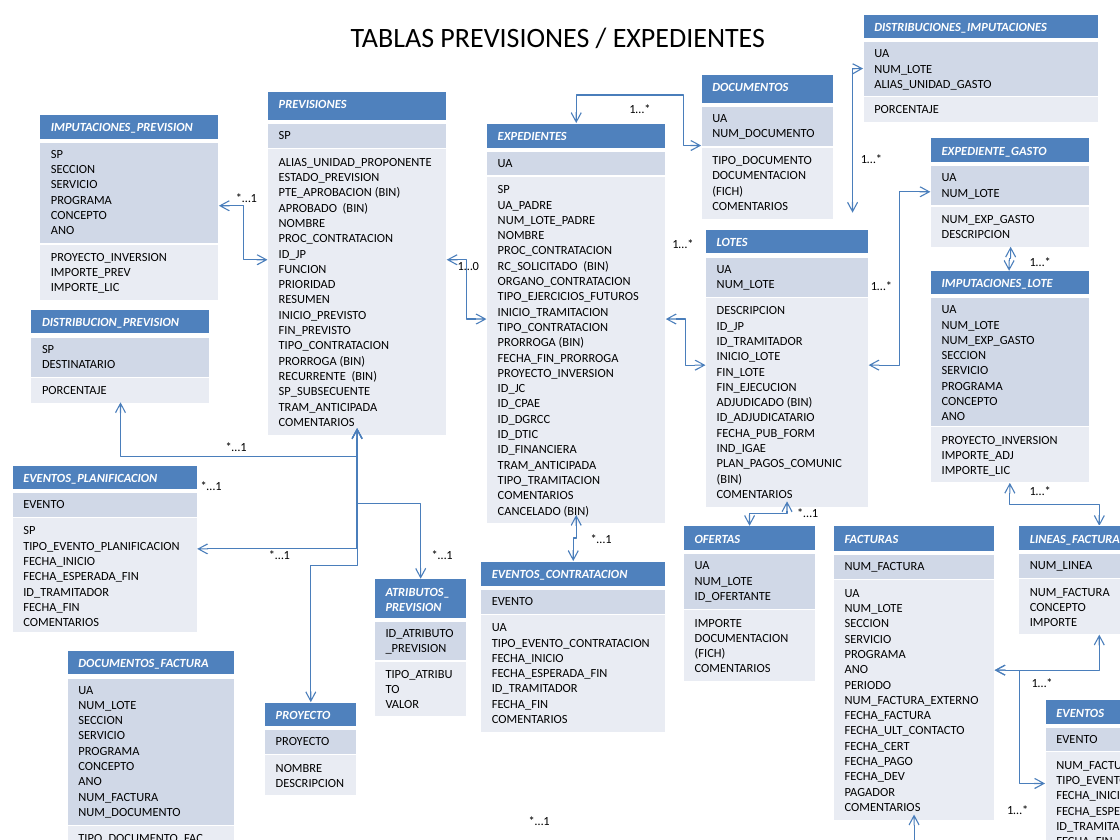
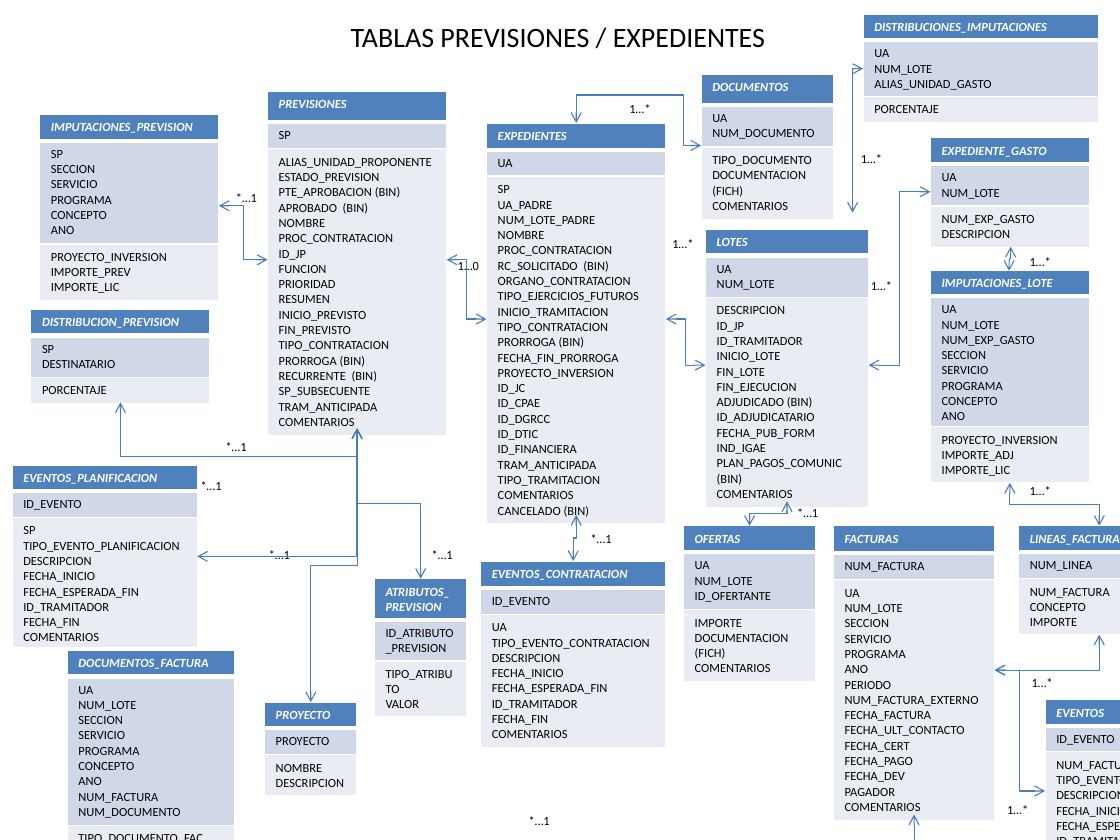
Before and after one commit to mvs0043/TFG.-Desarrollo-de-un-Sistema-de-Planificacion-y-Gestion-de-la-Contratacion-Publica, a slide deck: slide 1 of Documentación Soporte/Documento Tablas - Relaciones Borrador.pptx. Drawn at 1120x840 pixels with LibreOffice and Linux fonts; fonts in the diff are those of the drawing. Boxes give left, top, right and bottom in pixels: in the first picture for what was removed or moved away, otherwise in the second. Text is boxed around its words. In the diff, an @@ line names an element or a change of style, - is before the commit and + after.

```diff
--- a/Documentación Soporte/Documento Tablas - Relaciones Borrador.pptx
+++ b/Documentación Soporte/Documento Tablas - Relaciones Borrador.pptx
@@ elbow double arrow moved from (197, 549) - (357, 428) to (197, 557) - (357, 428) @@
@@ table at (12,465,197,647) @@
-row 2, column 1: EVENTO
+row 2, column 1: ID_EVENTO
-row 3, column 1: SP / TIPO_EVENTO_PLANIFICACION / FECHA_INICIO / FECHA_ESPERADA_FIN / ID_TRAMITADOR / FECHA_FIN / COMENTARIOS
+row 3, column 1: SP / TIPO_EVENTO_PLANIFICACION / DESCRIPCION / FECHA_INICIO / FECHA_ESPERADA_FIN / ID_TRAMITADOR / FECHA_FIN / COMENTARIOS
@@ table at (480,561,665,744) @@
-row 2, column 1: EVENTO
+row 2, column 1: ID_EVENTO
-row 3, column 1: UA / TIPO_EVENTO_CONTRATACION / FECHA_INICIO / FECHA_ESPERADA_FIN / ID_TRAMITADOR / FECHA_FIN / COMENTARIOS
+row 3, column 1: UA / TIPO_EVENTO_CONTRATACION / DESCRIPCION / FECHA_INICIO / FECHA_ESPERADA_FIN / ID_TRAMITADOR / FECHA_FIN / COMENTARIOS
@@ elbow double arrow moved from (995, 670) - (1045, 784) to (995, 670) - (1045, 791) @@
@@ table at (1045,700,1120,840) @@
-row 2, column 1: EVENTO
+row 2, column 1: ID_EVENTO
-row 3, column 1: NUM_FACTURA / TIPO_EVENTO_FACTURACION / FECHA_INICIO / FECHA_ESPERADA_FIN / ID_TRAMITADOR / FECHA_FIN / COMENTARIOS
+row 3, column 1: NUM_FACTURA / TIPO_EVENTO_FACTURACION / DESCRIPCION / FECHA_INICIO / FECHA_ESPERADA_FIN / ID_TRAMITADOR / FECHA_FIN / COMENTARIOS
```
Also in this commit, not shown: 3 other slides changed, 1 other file.
